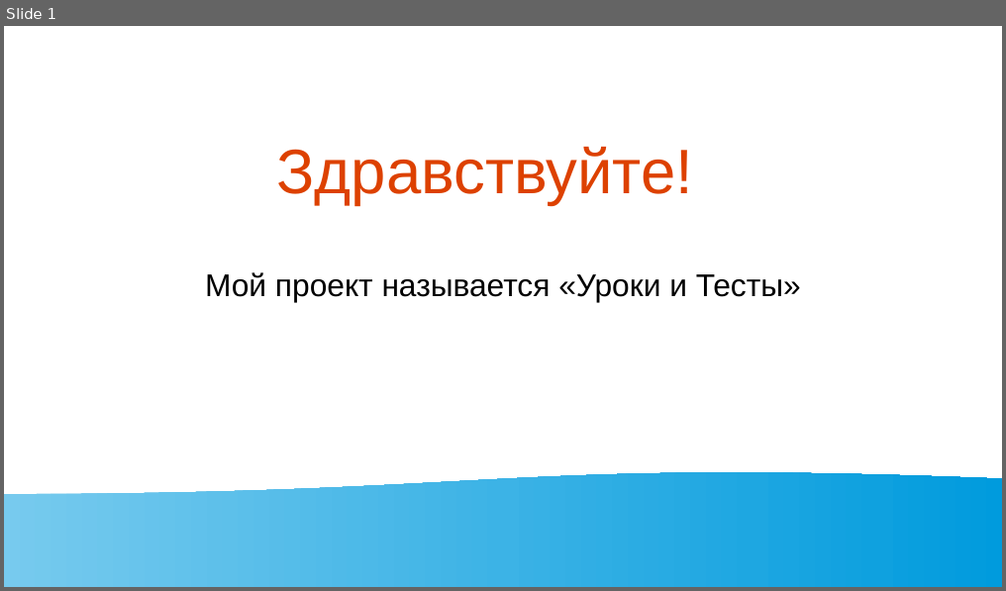
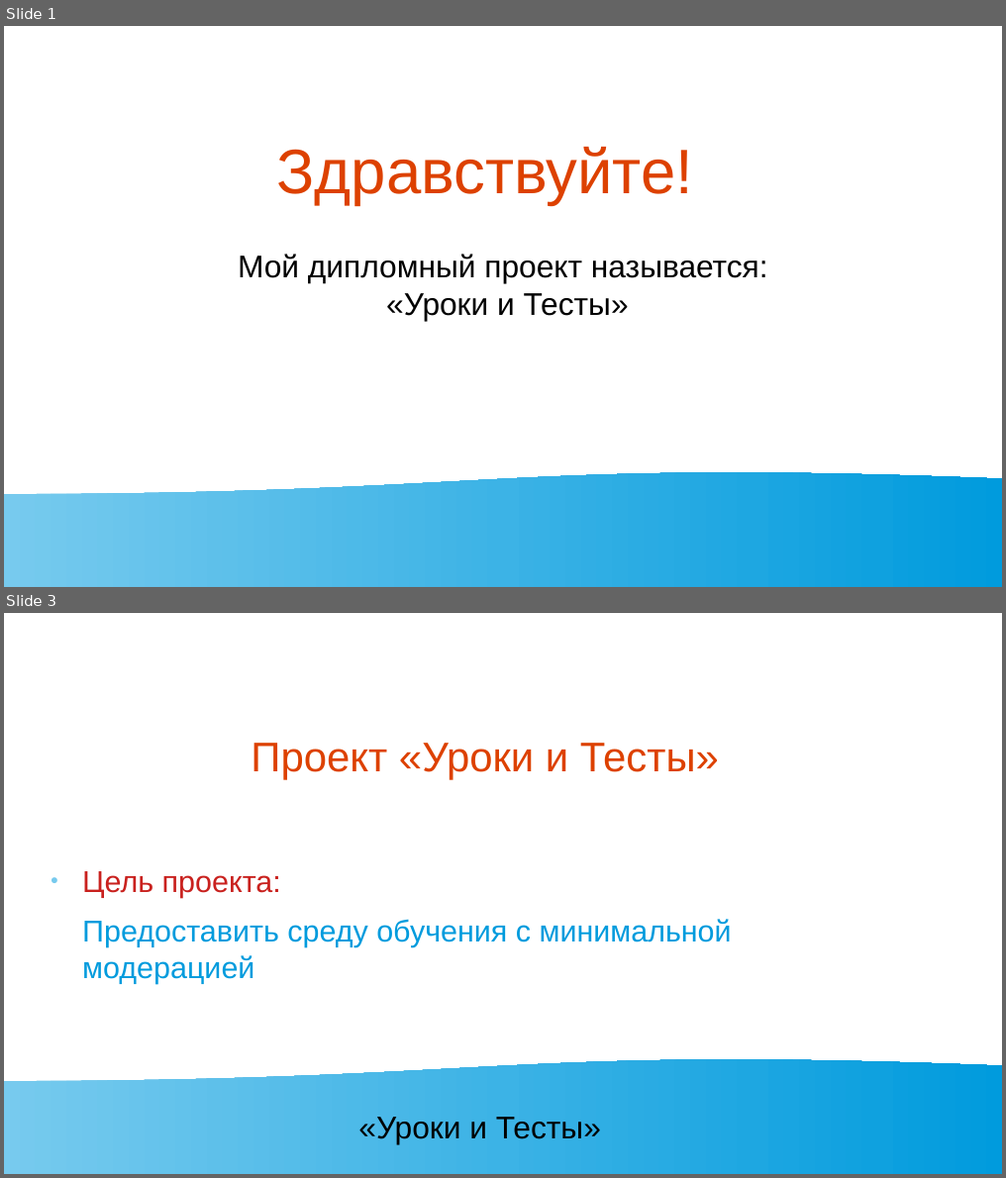
Before and after one commit to Konfermat/diploma-project, a slide deck: презентация/Презентация.odp. Shown one above the other, each under a label of ours: slide 1 before the commit, slides 1 and 3 after it; the slides between them are not shown. The pictures are 1006x591 and 1006x1178 pixels, drawn with LibreOffice and Linux fonts; fonts in the diff are those of the drawing. Boxes give left, top, right and bottom in pixels: in the first picture for what was removed or moved away, otherwise in the second. Text is boxed around its words. In the diff, an @@ line names an element or a change of style, - is before the commit and + after.

```diff
--- a/презентация/Презентация.odp
+++ b/презентация/Презентация.odp
@@ slide 3 added at box(4, 613, 1002, 1174), background #FFFFFF; not listed: 1 template element that a slide beside it also shows @@
@@ title added at box(251, 743, 719, 780), 33 pt, text #DD4100 @@
+Проект «Уроки и Тесты»
@@ text added at box(82, 871, 732, 983), 24 pt, text #009BDD @@
+● Цель проекта:
+Предоставить среду обучения с минимальной модерацией
@@ text added at box(358, 1117, 601, 1145), 25 pt, text #000000 @@
+«Уроки и Тесты»
@@ slide 1 changed as well @@
@@ subtitle at box(238, 254, 768, 321): text changed @@
-Мой проект называется «Уроки и Тесты»
+Мой дипломный проект называется:
+«Уроки и Тесты»
```
Also in this commit, not shown: 2 other slides changed, 9 other slides added, 1 slide removed, 6 other files.
